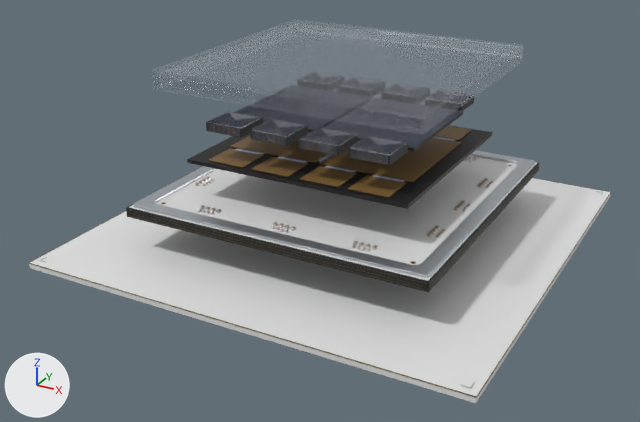
Before and after pictures for a commit that changed the Blender file tools/blender/compute-chip-rubin.blend.
One viewpoint serves both versions: a camera (50 mm lens) standing at (0.1031, -0.202, 0.1034) and looking at (-0.0028, -0.0095, 0.0072). Every picture has the same lights, and +X, +Y and +Z are marked at lower left. The first picture is the older version.

Objects in the first picture: 'Package stiffener ring', 'REFERENCE_chip-rubin_0000', 'REFERENCE_chip-rubin_0001', 'REFERENCE_chip-rubin_0004', 'REFERENCE_chip-rubin_0014', 'REFERENCE_chip-rubin_0015', 'REFERENCE_chip-rubin_0017', 'REFERENCE_chip-rubin_0018', 'REFERENCE_chip-rubin_0019', 'REFERENCE_chip-rubin_0020', 'REFERENCE_chip-rubin_0025' and 7 more.
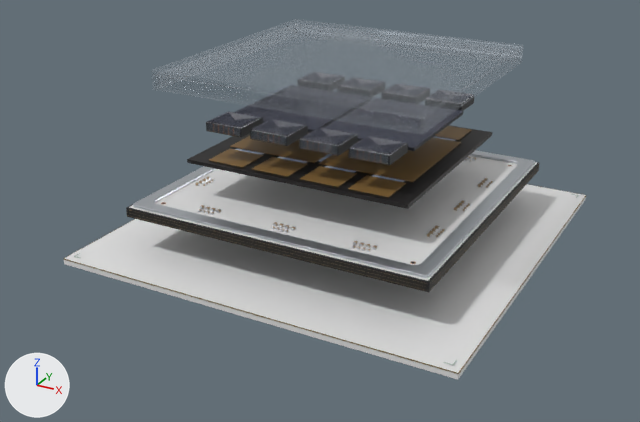
Changed parts and their boxes (x1, y1, x2, y2) in the pictures (640 x 422 px; the box of a moved part takes in the faces that stretch with it):
'REFERENCE_chip-rubin_0000', rescaled (10% narrower, 13% shorter)
    before: (29, 178, 610, 403)
    after: (64, 184, 586, 379)
'REFERENCE_chip-rubin_0020', reshaped (10% narrower, 10% shorter)
    before: (29, 165, 611, 398)
    after: (63, 165, 586, 374)
part 2 of me_mesh_20_002, moved or reshaped
    before: (29, 213, 122, 263)
    after: (63, 219, 135, 259)
part 3 of me_mesh_20_002, moved or reshaped
    before: (29, 263, 476, 398)
    after: (64, 259, 458, 374)
part 4 of me_mesh_20_002, moved or reshaped
    before: (476, 192, 611, 398)
    after: (458, 196, 586, 374)

Diff of the bpy script that builds the scene:
```diff
--- a/tools/blender/compute-chip-rubin.blend.py
+++ b/tools/blender/compute-chip-rubin.blend.py
@@ me_mesh_0_002 @@
 # used by ob_reference_chip_rubin_0000; parent = ob_technical_layout_reference_chip_rubin; location = (0.0, 0.0, -0.0008)
-me_mesh_0_002.from_pydata(...)  # 8 vertices, 12 faces; spans x -0.06..0.06, y -0.06..0.06, z -0.0008..0.0008
+me_mesh_0_002.from_pydata(...)  # 8 vertices, 12 faces; spans x -0.054..0.054, y -0.054..0.054, z -0.0008..0.0008
+# me_mesh_0_002 part 1: the whole mesh is scaled about its middle by (0.9, 0.9, 1)
 me_mesh_0_002.materials.append(mat_host_board_solder_mask_002)
@@ me_mesh_20_002 @@
 # used by ob_reference_chip_rubin_0020; parent = ob_technical_layout_reference_chip_rubin; location = (0.0, 0.0, 0.0)
-me_mesh_20_002.from_pydata(...)  # 128 vertices, 192 faces; spans x -0.0601..0.0601, y -0.0601..0.0601, z -0.0002..0.0118
+me_mesh_20_002.from_pydata(...)  # 128 vertices, 192 faces; spans x -0.0541..0.0541, y -0.0541..0.0541, z -0.0002..0.0118
+# me_mesh_20_002 part 2: the loose piece of 8 vertices spanning x -0.0601..-0.0599, y -0.06..0.06, z -0.0002..0.0 is scaled about its middle by (1, 0.9, 1), then moved by (0.006, 0.0, 0.0)
+# me_mesh_20_002 part 3: the loose piece of 8 vertices spanning x -0.06..0.06, y -0.0601..-0.0599, z -0.0002..0.0 is scaled about its middle by (0.9, 1, 1), then moved by (0.0, 0.006, 0.0)
+# me_mesh_20_002 part 4: the loose piece of 8 vertices spanning x 0.0599..0.0601, y -0.06..0.06, z -0.0002..0.0 is scaled about its middle by (1, 0.9, 1), then moved by (-0.006, 0.0, 0.0)
+# other edits to the shape of me_mesh_20_002 do not show in these pictures
 me_mesh_20_002.materials.append(mat_physical_20_002)
```
